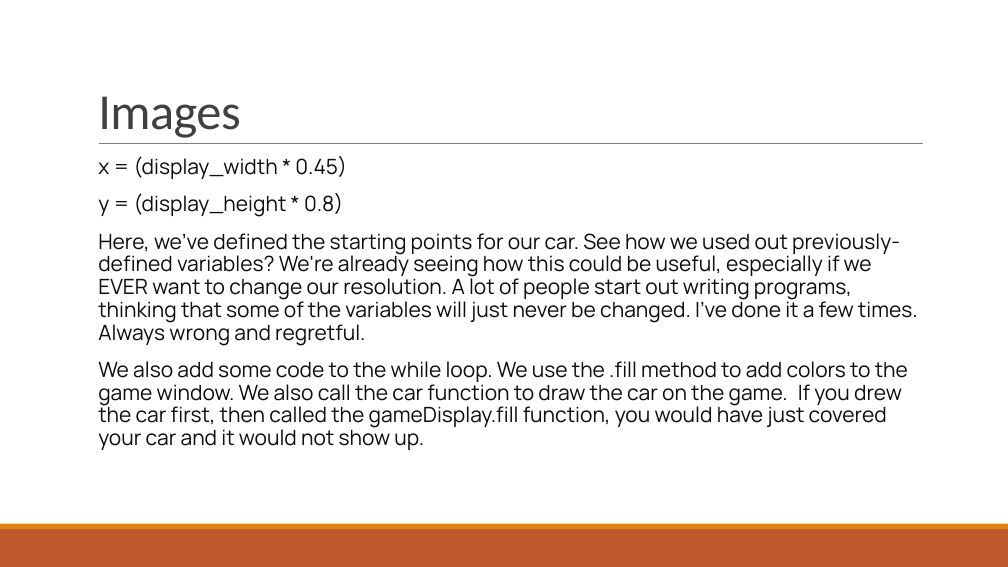
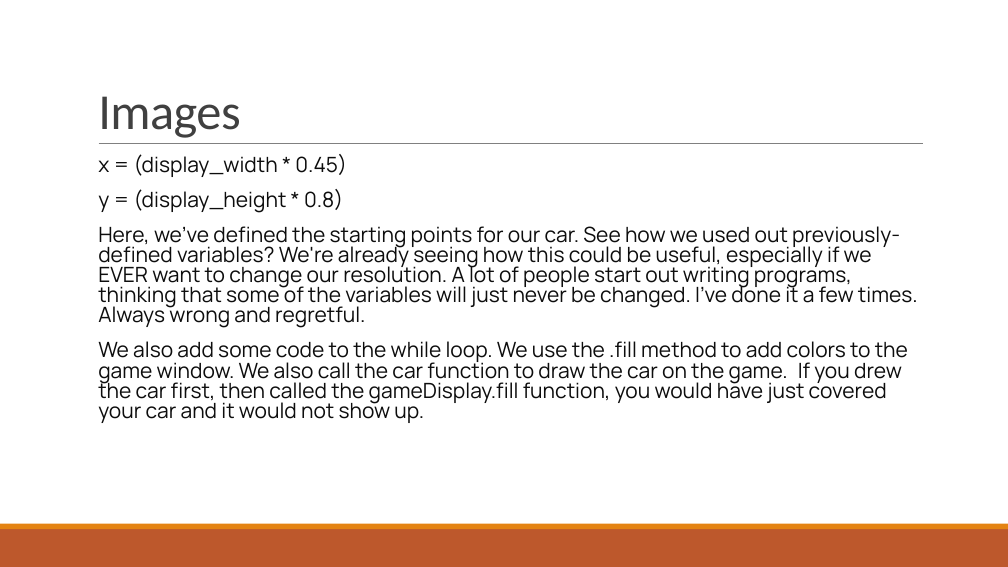
Before and after one commit to Digikids/PYGAMES-SERIES, a slide deck: slide 12 of Notes.pptx. Drawn at 1008x567 pixels with LibreOffice and Linux fonts; fonts in the diff are those of the drawing. Boxes give left, top, right and bottom in pixels: in the first picture for what was removed or moved away, otherwise in the second. Text is boxed around its words. In the diff, an @@ line names an element or a change of style, - is before the commit and + after.

```diff
--- a/Notes.pptx
+++ b/Notes.pptx
@@ text "x = (display_width * 0.45)" at (98,154,918,423): line spacing 0.9 to 0.8 @@
```
Also in this commit, not shown: 6 other slides changed, 1 other file.
